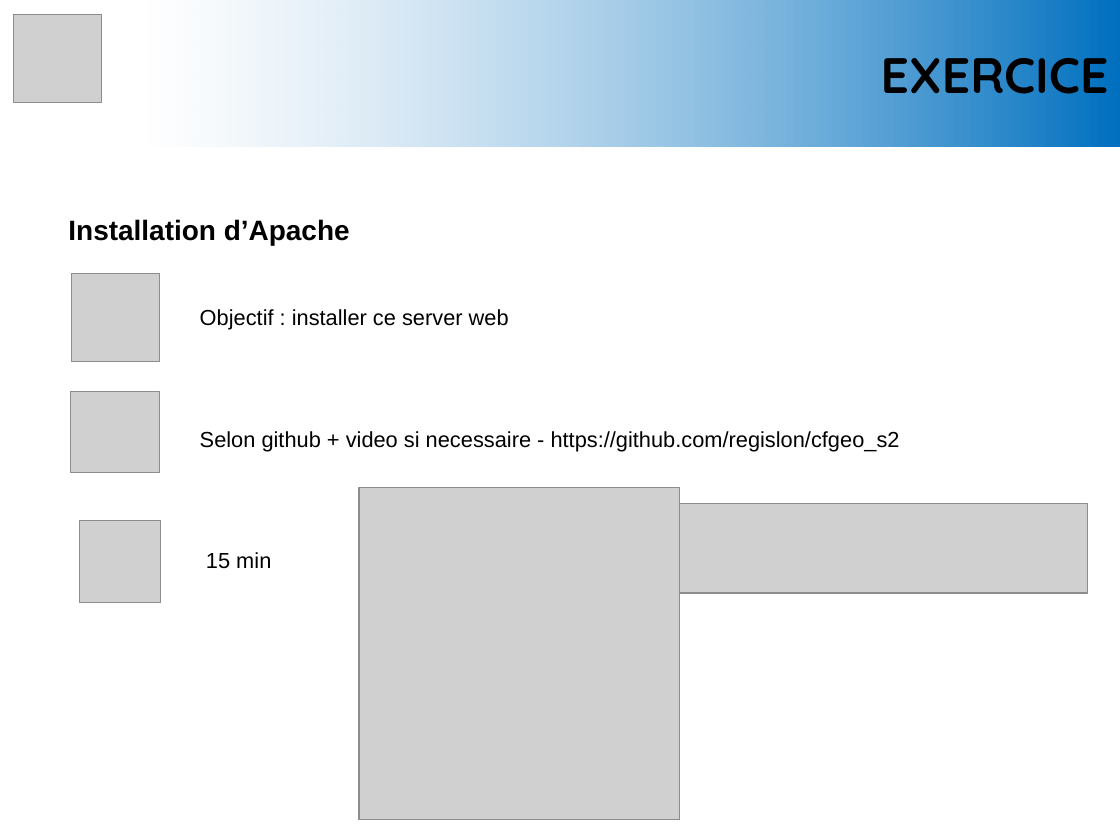
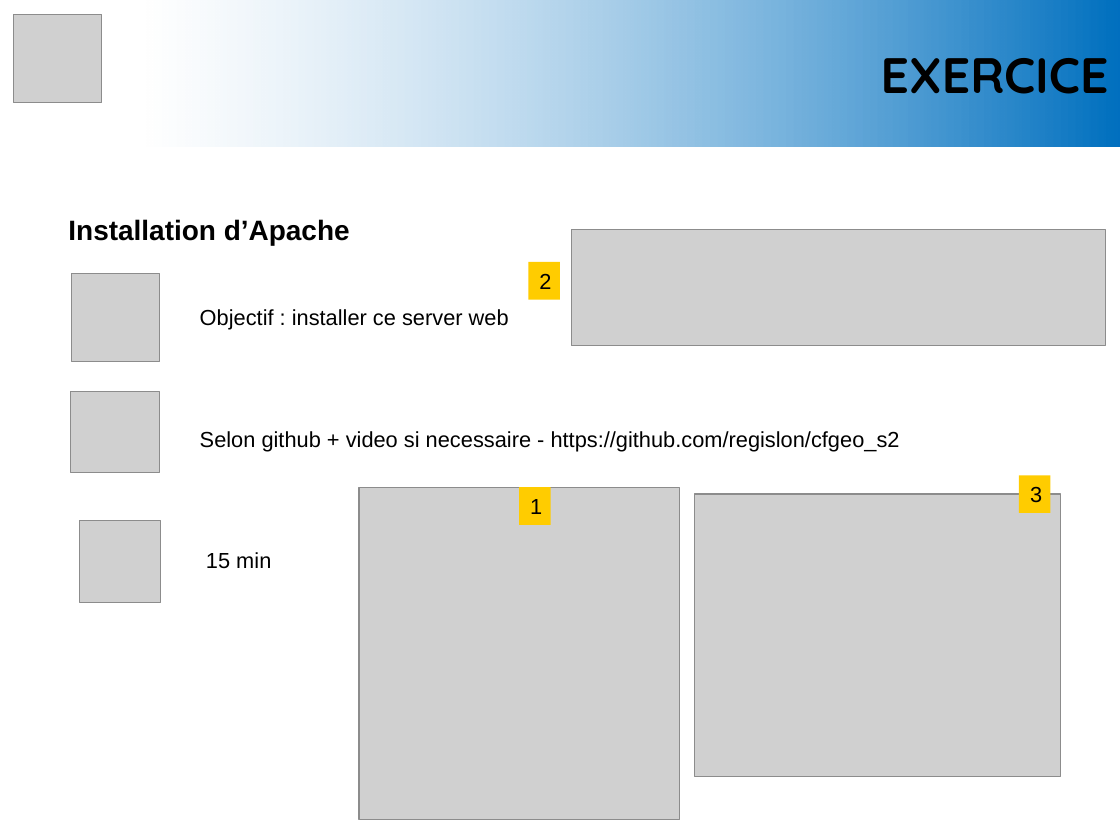
Before and after one commit to regislon/cfgeo_s2, a slide deck: slide 6 of slides/qgis.pptx. Drawn at 1120x840 pixels with LibreOffice and Linux fonts; fonts in the diff are those of the drawing; grey boxes stand for pictures. Boxes give left, top, right and bottom in pixels: in the first picture for what was removed or moved away, otherwise in the second. Text is boxed around its words. In the diff, an @@ line names an element or a change of style, - is before the commit and + after.

```diff
--- a/slides/qgis.pptx
+++ b/slides/qgis.pptx
@@ picture: place and size @@
-picture at bbox=[679, 504, 1088, 594]
+picture at bbox=[571, 230, 1104, 346]
@@ rectangle added at bbox=[529, 262, 560, 300], fill #FFCC00, 14 pt, text #000000 @@
+2
@@ rectangle added at bbox=[1019, 475, 1051, 513], fill #FFCC00, 14 pt, text #000000 @@
+3
@@ rectangle added at bbox=[520, 487, 551, 525], fill #FFCC00, 14 pt, text #000000 @@
+1
@@ picture added at bbox=[694, 494, 1060, 776] @@
```
Also in this commit, not shown: 2 other slides changed, 4 slides added, 3 slides removed, 1 other file.
